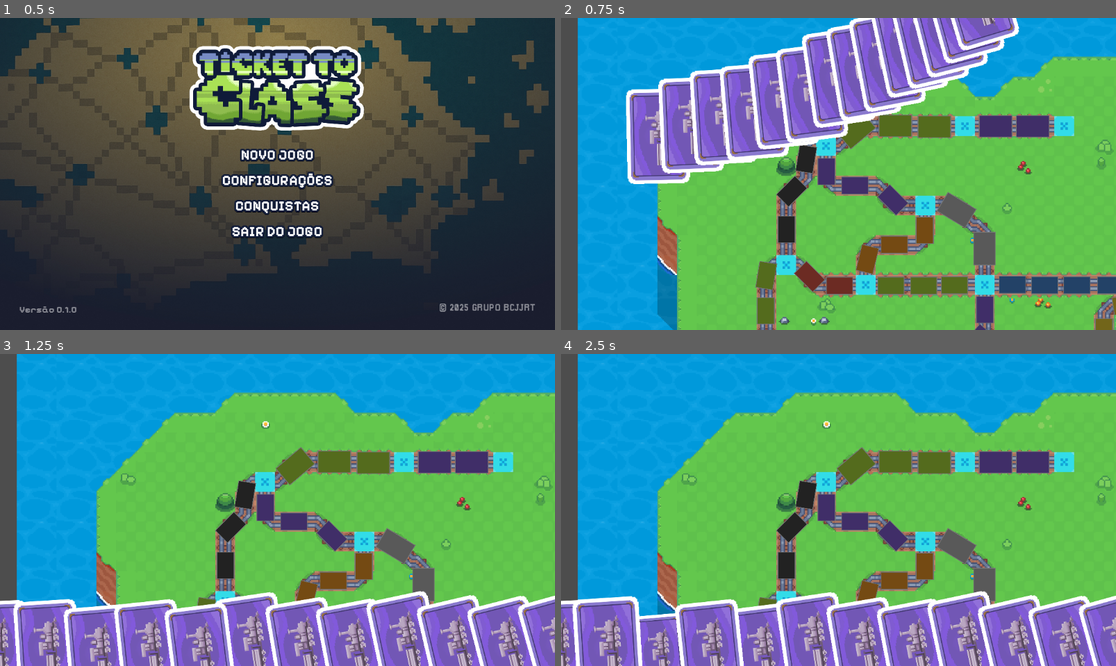
Above: before the commit, frames 1-4 (two rows, left to right).
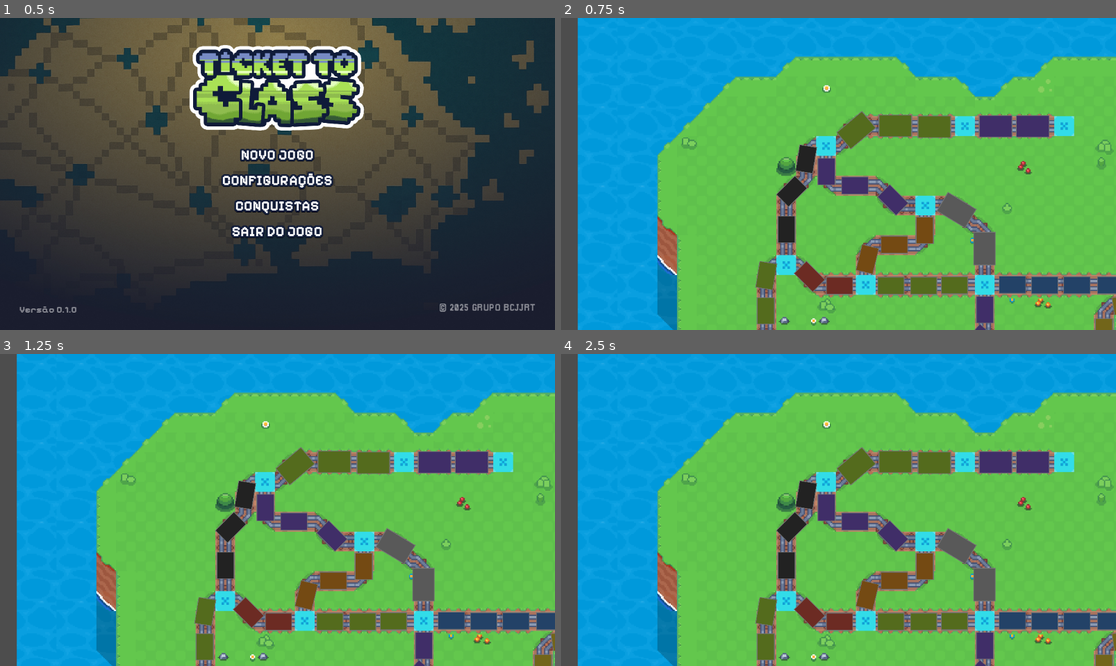
Above: after the commit, the same moments.

Repository: rafaamparo/ticket-to-ride-es2
Game: Godot game, scene res://scenes/main_menu.tscn
Same seed, same stepped clock (60 frames per second), same inputs: the game is played once before the commit and once after it.
Inputs (mouse positions are in pixels of both pictures, inside the frame that each line leads up to):
- Up to frame 1 (0.5 s): no input
- Up to frame 2 (0.75 s): tap Enter at 0.5 s; drag from (838, 155) to (894, 105) at 0.52 s
- Up to frame 3 (1.25 s): no input
- Up to frame 4 (2.5 s): tap Space at 1.25 s; drag from (605, 647) to (760, 653) at 1.27 s; move the mouse to (660, 653) at 2.02 s; click (660, 653) at 2.17 s

Frame 1 is identical in both runs. In frame 2, 20% of the frame differs, in the area x 11-83%, y 0-54%; in frame 3, 21%, in the area x 0-100%, y 75-100%; in frame 4, 21%.
Error after the commit: Parse Error: Identifier "gerenciadorDeTrilhosRef" not declared in the current scope. (res://game_assets/game_scene/object_scripts/cartas_mao_jogador.gd:15)

Commit message:
testing build compile error

Diff:
--- a/game_assets/game_scene/object_scripts/cartas_mao_jogador.gd
+++ b/game_assets/game_scene/object_scripts/cartas_mao_jogador.gd
@@ -1,12 +1,12 @@
 class_name GerenciadorCartasJogador extends CanvasLayer
 
-var minhas_cartas: Array[GameCard] = []
-var isHoveringCard: bool = false
-var cardBeingDragged: GameCard = null
-var gerenciadorDeTrilhosRef: GerenciadorDeTrilhas = null
-const LARGURA_CARTA: float = 125*0.85
-const QTD_CARTAS: int = 14
-const COLLISION_MASK = 1
+# var minhas_cartas: Array[GameCard] = []
+# var isHoveringCard: bool = false
+# var cardBeingDragged: GameCard = null
+# var gerenciadorDeTrilhosRef: GerenciadorDeTrilhas = null
+# const LARGURA_CARTA: float = 125*0.85
+# const QTD_CARTAS: int = 14
+# const COLLISION_MASK = 1
 
 # Called when the node enters the scene tree for the first time.
 func _ready() -> void:
